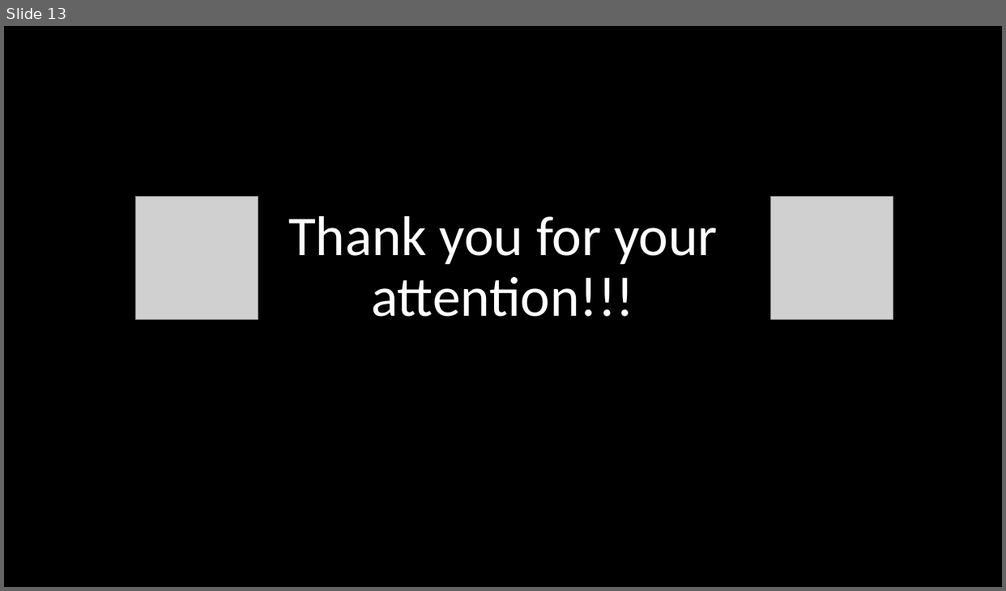
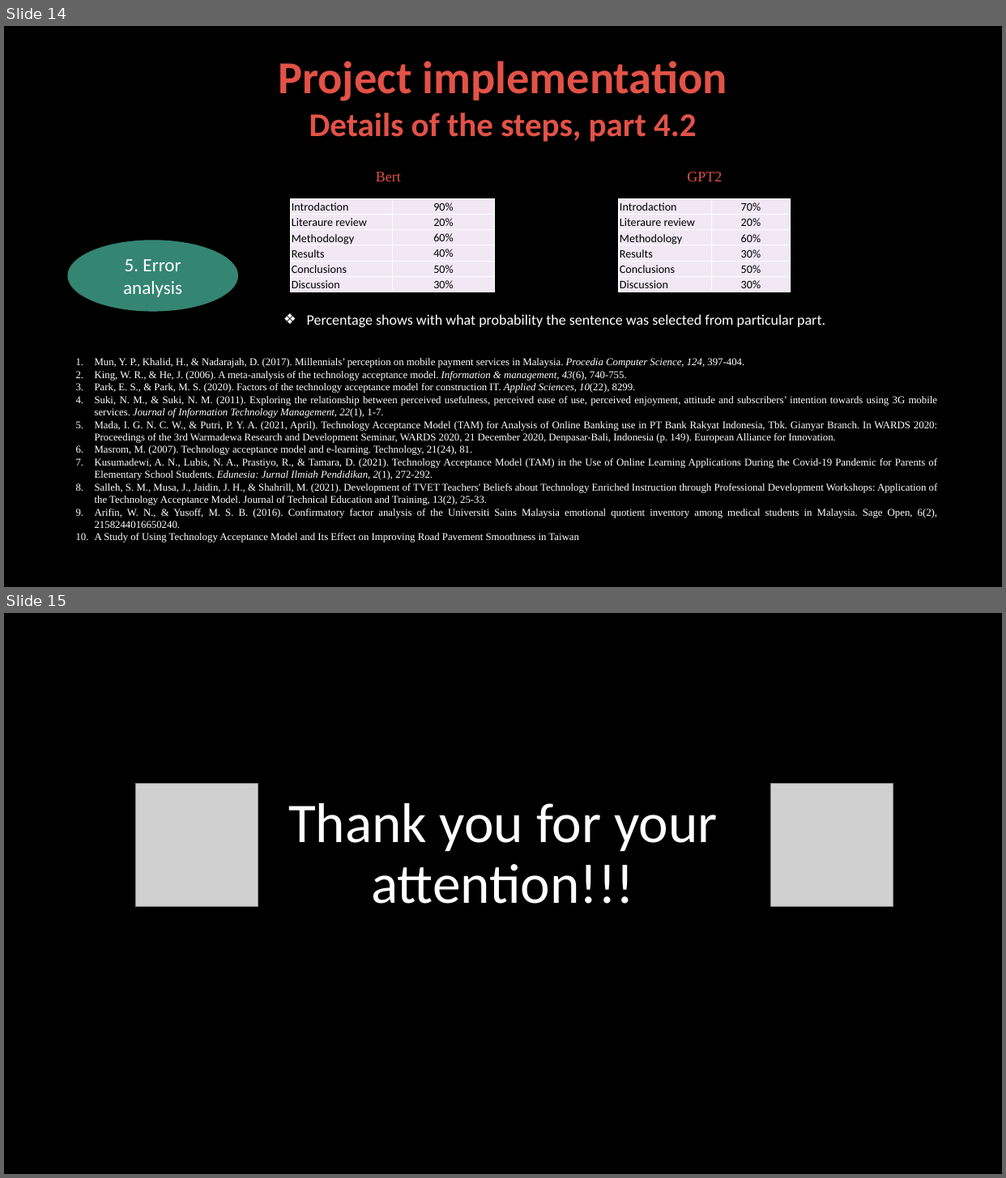
Before and after one commit to genakogan/Advanced-techniques-in-information-retrieval, a slide deck: FinalProject.pptx. Shown one above the other, each under a label of ours: slide 13 before the commit, slides 14 and 15 after it. The pictures are 1006x591 and 1006x1178 pixels, drawn with LibreOffice and Linux fonts; fonts in the diff are those of the drawing; grey boxes stand for pictures; background and template pictures are left out. Boxes give left, top, right and bottom in pixels: in the first picture for what was removed or moved away, otherwise in the second. Text is boxed around its words. In the diff, an @@ line names an element or a change of style, - is before the commit and + after.

```diff
--- a/FinalProject.pptx
+++ b/FinalProject.pptx
@@ slide 14 added at [4, 26, 1002, 587], background picture (left out) @@
@@ text added at [278, 61, 727, 142], 32 pt, text #E25247, bold @@
+Project implementation
+Details of the steps, part 4.2
@@ text added at [376, 172, 401, 182], 14 pt, text #E25247 @@
+Bert
@@ text added at [687, 172, 722, 182], 14 pt, text #E25247 @@
+GPT2
@@ table added at [291, 199, 494, 292], 6 rows, 2 columns @@
+Introdaction | 90%
+Literaure review | 20%
+Methodology | 60%
+Results | 40%
+Conclusions | 50%
+Discussion | 30%
@@ table added at [619, 199, 791, 292], 6 rows, 2 columns @@
+Introdaction | 70%
+Literaure review | 20%
+Methodology | 60%
+Results | 30%
+Conclusions | 50%
+Discussion | 30%
@@ ellipse added at [68, 241, 237, 310], fill #348672, outline #348672 1.5 pt, 18 pt, text #FFFFFF @@
+5. Error analysis
@@ text added at [307, 314, 825, 327], 14 pt, text #FFFFFF @@
+❖ Percentage shows with what probability the sentence was selected from particular part.
@@ text added at [95, 358, 938, 543], 10 pt, text #FFFFFF @@
+1. Mun, Y. P., Khalid, H., & Nadarajah, D. (2017). Millennials’ perception on mobile payment services in Malaysia. Procedia Computer Science, 124, 397-404.
+2. King, W. R., & He, J. (2006). A meta-analysis of the technology acceptance model. Information & management, 43(6), 740-755.
+3. Park, E. S., & Park, M. S. (2020). Factors of the technology acceptance model for construction IT. Applied Sciences, 10(22), 8299.
+4. Suki, N. M., & Suki, N. M. (2011). Exploring the relationship between perceived usefulness, perceived ease of use, perceived enjoyment, attitude and subscribers’ intention towards using 3G mobile services. Journal of Information Technology Management, 22(1), 1-7.
+5. Mada, I. G. N. C. W., & Putri, P. Y. A. (2021, April). Technology Acceptance Model (TAM) for Analysis of Online Banking use in PT Bank Rakyat Indonesia, Tbk. Gianyar Branch. In WARDS 2020: Proceedings of the 3rd Warmadewa Research and Development Seminar, WARDS 2020, 21 December 2020, Denpasar-Bali, Indonesia (p. 149). European Alliance for Innovation.
+6. Masrom, M. (2007). Technology acceptance model and e-learning. Technology, 21(24), 81.
+7. Kusumadewi, A. N., Lubis, N. A., Prastiyo, R., & Tamara, D. (2021). Technology Acceptance Model (TAM) in the Use of Online Learning Applications During the Covid-19 Pandemic for Parents of Elementary School Students. Edunesia: Jurnal Ilmiah Pendidikan, 2(1), 272-292.
+8. Salleh, S. M., Musa, J., Jaidin, J. H., & Shahrill, M. (2021). Development of TVET Teachers' Beliefs about Technology Enriched Instruction through Professional Development Workshops: Application of the Technology Acceptance Model. Journal of Technical Education and Training, 13(2), 25-33.
+9. Arifin, W. N., & Yusoff, M. S. B. (2016). Confirmatory factor analysis of the Universiti Sains Malaysia emotional quotient inventory among medical students in Malaysia. Sage Open, 6(2), 2158244016650240.
+10. A Study of Using Technology Acceptance Model and Its Effect on Improving Road Pavement Smoothness in Taiwan
@@ what was slide 13 is now slide 15 @@
```
Also in this commit, not shown: 6 slides changed, 1 other slide added, 14 other files.
